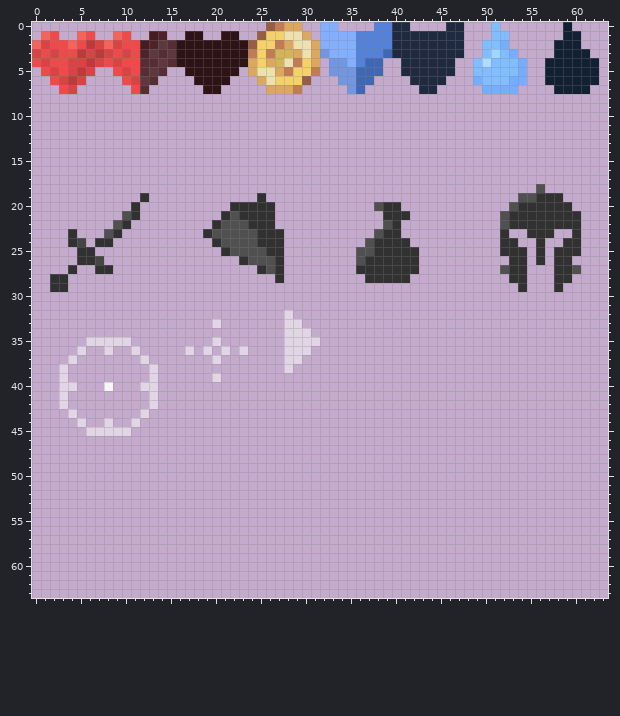
Pixel-art file -- PixelEngine/res/sprites/ui.aseprite. The picture above was drawn from the file before the commit.
64x64 pixels, 1 frame. Colours within 5 levels of each other are drawn and written as one.
The result:
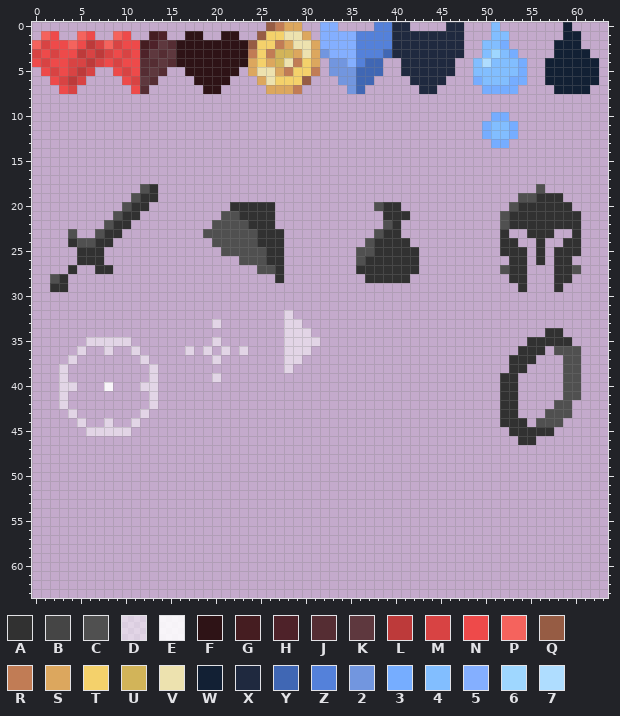
Palette (. is transparent): A #313131  B #454545  C #505050  D #ffffff82  E #ffffffe0  F #2e1316  G #451d21  H #4e2229  J #552d33  K #5e383e  L #bd3a3a  M #d84343  N #ee4a4a  P #f5635d  Q #965c44  R #c17c55  S #dca75e  T #f4d16b  U #d2b459  V #ede2af  W #122034  X #1f293f  Y #4067b4  Z #5481da  2 #7296df  3 #76adff  4 #82beff  5 #84afff  6 #9fd7ff  7 #afddff
From old to new:
@@ x 48..55 @@
  9 ........
-10 ........
-11 ........
-12 ........
-13 ........
+10 ...33...
+11 ..3443..
+12 ..3443..
+13 ...33...
 14 ........
@@ x 0..28 @@
 17 .............................
-18 .............................
-19 ............A............A...
-20 ...........A..........AAAAA..
-21 ..........CA.........ACAAAA..
-22 .........CA.........ACCCAAA..
-23 ....A...CA.........ACCCCCAAA.
-24 ....AB.AA...........ACCCCAAA.
-25 .....AA..............ACCCCAA.
-26 .....AAB...............ACCCA.
-27 ....A..AA................ACA.
-28 ..AA.......................A.
+18 ............CA...............
+19 ...........CAA...............
+20 ..........CAA.........AAAAA..
+21 .........CAA.........CCAAAA..
+22 ........CAA.........CCCCAAA..
+23 ....C..CAA.........CCCCCCAAA.
+24 ....ACCAA...........CCCCCAAA.
+25 .....AAA.............CCCCCAA.
+26 .....AAA...............CCCAA.
+27 ....A..AA................CCA.
+28 ..CA.......................A.
 29 ..AA.........................
@@ x 50..62 @@
 33 .............
-34 .............
-35 .............
-36 .............
-37 .............
-38 .............
-39 .............
-40 .............
-41 .............
-42 .............
-43 .............
-44 .............
-45 .............
-46 .............
+34 .......AA....
+35 .....AAAAA...
+36 ....AAA.CCC..
+37 ...AAA...CC..
+38 ...AA....CC..
+39 ..AA.....CC..
+40 ..AA.....CC..
+41 ..AA.....CC..
+42 ..AA....CC...
+43 ..AA...CCC...
+44 ..AAA.CCC....
+45 ...AAAAA.....
+46 ....AA.......
 47 .............
